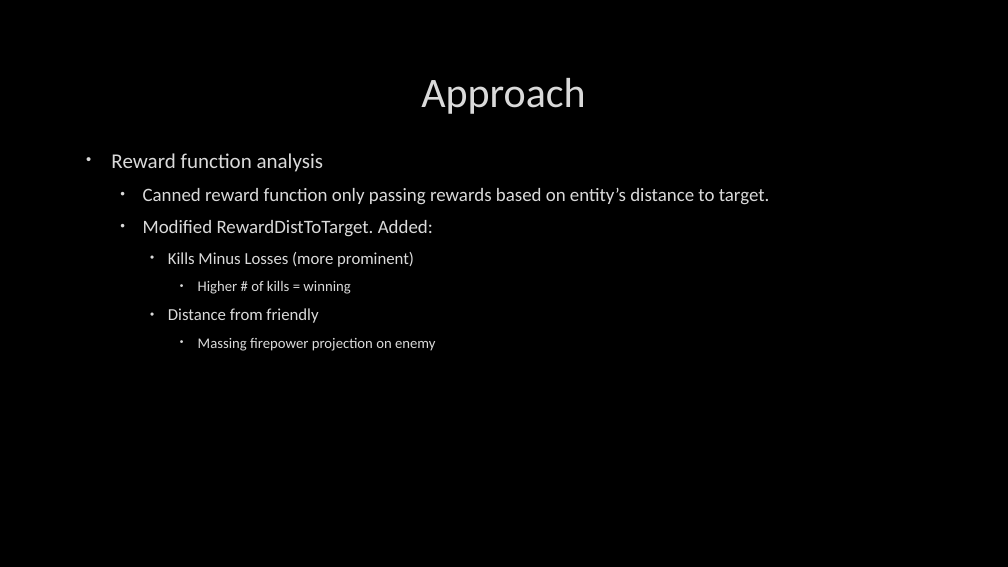
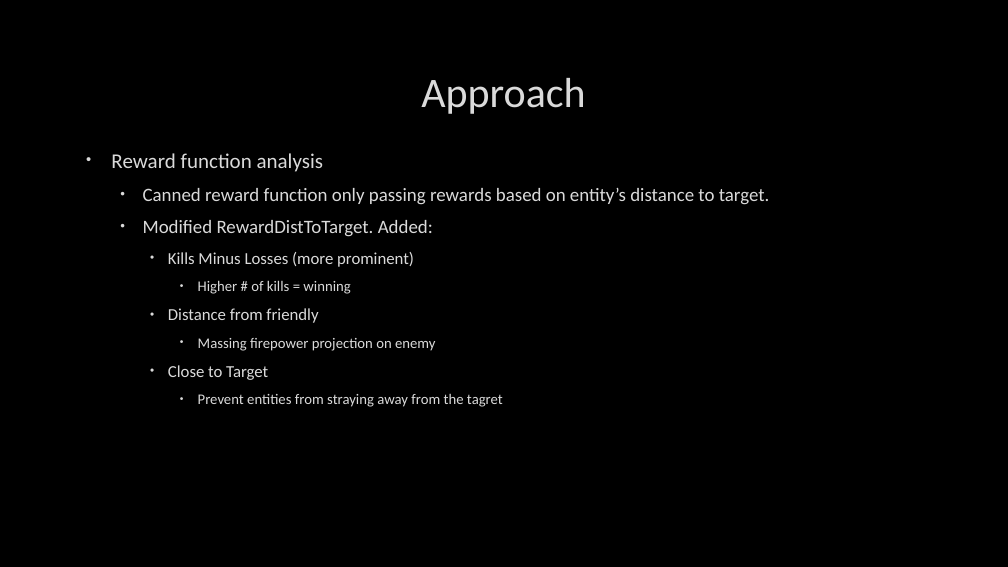
Before and after one commit to coltonfetterolf/MV4025Collab, a slide deck: slide 3 of MV4025 Lab5-v3/FinalPresentationSchutt.Fetterolf.pptx. Drawn at 1008x567 pixels with LibreOffice and Linux fonts; fonts in the diff are those of the drawing; background and template pictures are left out. Boxes give left, top, right and bottom in pixels: in the first picture for what was removed or moved away, otherwise in the second. Text is boxed around its words. In the diff, an @@ line names an element or a change of style, - is before the commit and + after.

```diff
--- a/MV4025 Lab5-v3/FinalPresentationSchutt.Fetterolf.pptx
+++ b/MV4025 Lab5-v3/FinalPresentationSchutt.Fetterolf.pptx
@@ text at (x1=168, y1=365, x2=503, y2=407): paragraphs added @@
+    • Close to Target
+      • Prevent entities from straying away from the tagret
```
Also in this commit, not shown: 1 other slide changed, 1 slide added, 1 other file.
